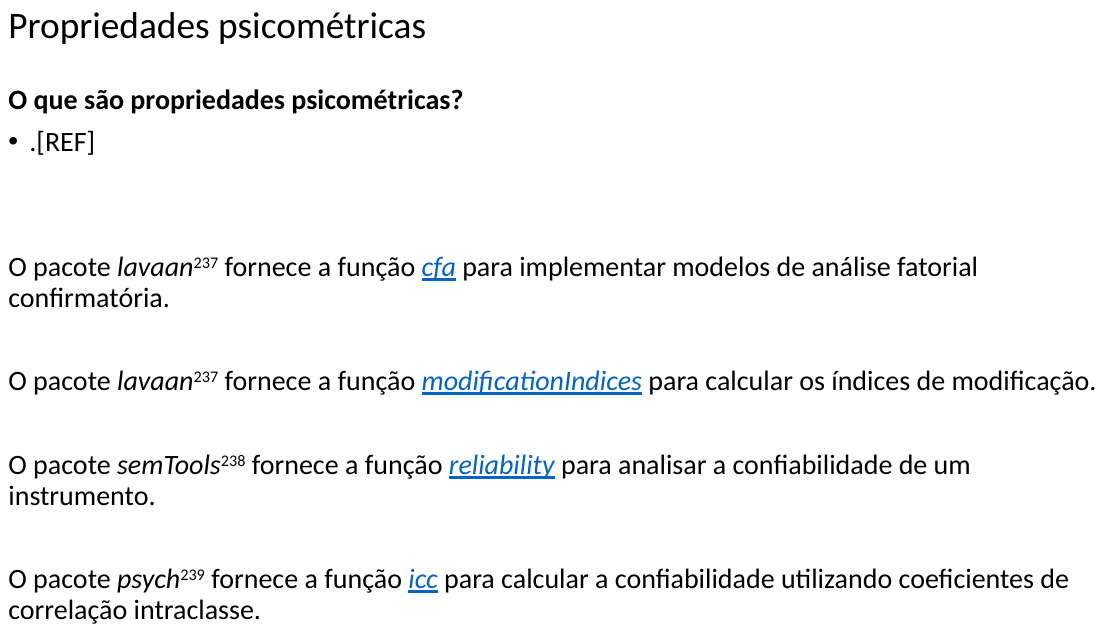
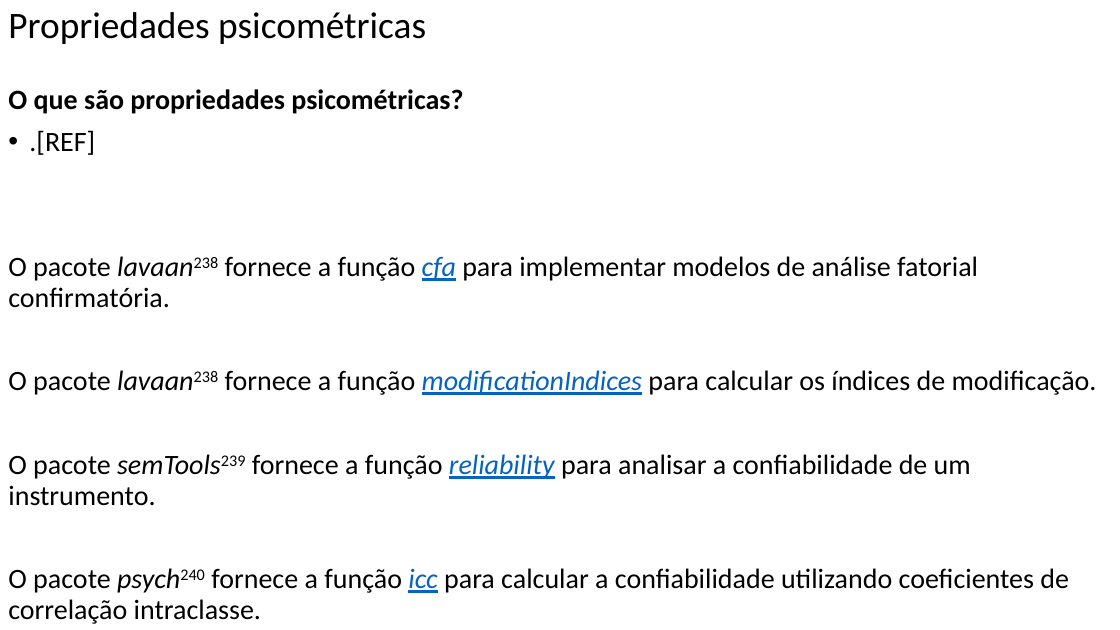
Before and after one commit to FerreiraAS/Ciencia-com-R, a slide deck: slide 152 of docs/Ciencia-com-R.pptx. Drawn at 1120x630 pixels with LibreOffice and Linux fonts; fonts in the diff are those of the drawing. Boxes give left, top, right and bottom in pixels: in the first picture for what was removed or moved away, otherwise in the second. Text is boxed around its words. In the diff, an @@ line names an element or a change of style, - is before the commit and + after.

```diff
--- a/docs/Ciencia-com-R.pptx
+++ b/docs/Ciencia-com-R.pptx
@@ text at (8, 256, 1097, 624): text changed @@
-O pacote lavaan237 fornece a função cfa para implementar modelos de análise fatorial confirmatória.
-O pacote lavaan237 fornece a função modificationIndices para calcular os índices de modificação.
-O pacote semTools238 fornece a função reliability para analisar a confiabilidade de um instrumento.
-O pacote psych239 fornece a função icc para calcular a confiabilidade utilizando coeficientes de correlação intraclasse.
+O pacote lavaan238 fornece a função cfa para implementar modelos de análise fatorial confirmatória.
+O pacote lavaan238 fornece a função modificationIndices para calcular os índices de modificação.
+O pacote semTools239 fornece a função reliability para analisar a confiabilidade de um instrumento.
+O pacote psych240 fornece a função icc para calcular a confiabilidade utilizando coeficientes de correlação intraclasse.
```
Also in this commit, not shown: 31 other slides changed, 37 other files.
